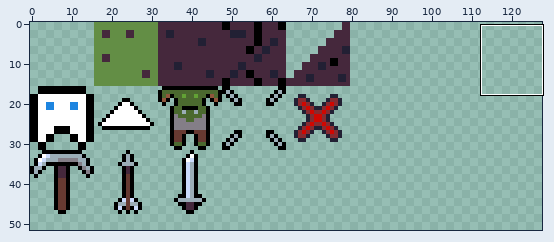
File history of a sprite sheet, res/art/tileset.png. The picture above shows the old version from afar; the outline marks the close-up.
Close-up. Before:
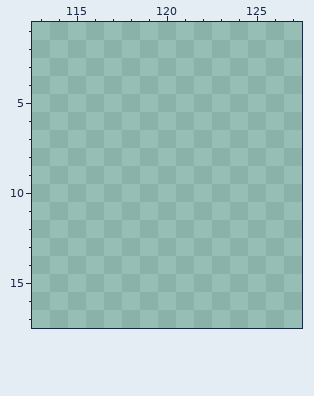
The file is 128x128 pixels. Shown: x 113..127, y 1..17. The wide view leaves out empty margins. The commit also changed other parts of the picture, which this record leaves out.
And afterwards:
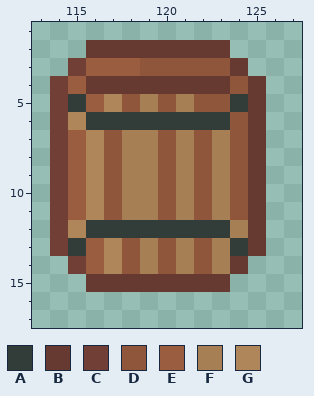
Palette (. is transparent): A #323c39  B #663931  C #723f36  D #8f563b  E #9b5d40  F #a77f55  G #af855a
Changes in this commit:
y 2: x 116..123 ........ -> BBBBBBBB
y 3: x 115..124 .......... -> CEEEDDDDDB
y 4: x 114..125 ............ -> CEBBBBBBBBDB
y 5: x 114..125 ............ -> CAEGDFDFDDAB
y 6: x 114..125 ............ -> CGAAAAAAAADB
y 7..11: x 114..125 ............ -> CEGDFFDFDFDB
y 12: x 114..125 ............ -> CGAAAAAAAAFB
y 13: x 114..125 ............ -> CAEGDFDFDFAB
y 14: x 115..124 .......... -> CEGDFDFDFB
y 15: x 116..123 ........ -> BBBBBBBB
Where, in picture pixels (left, top, right, bottom), the same in both close-ups:
added: (50, 40, 266, 292)
